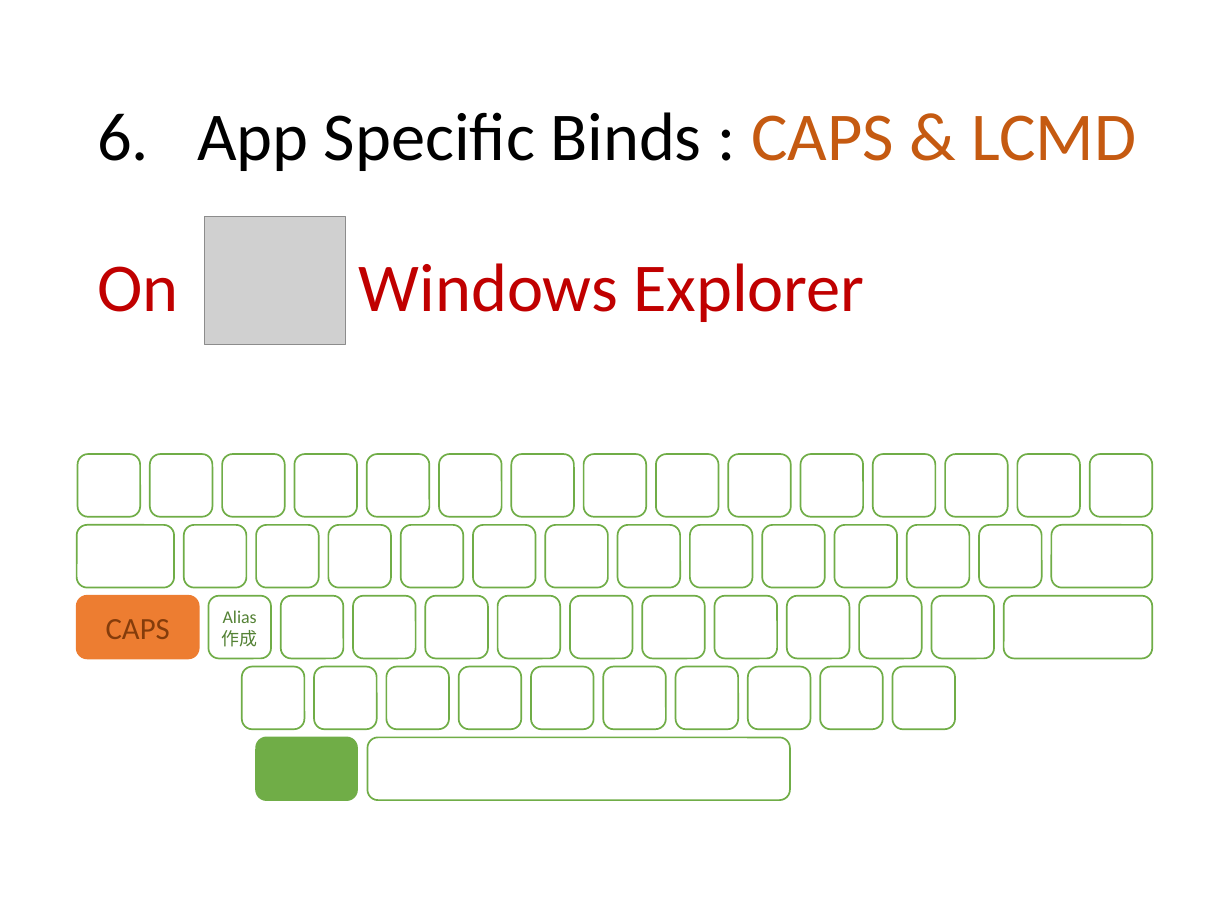
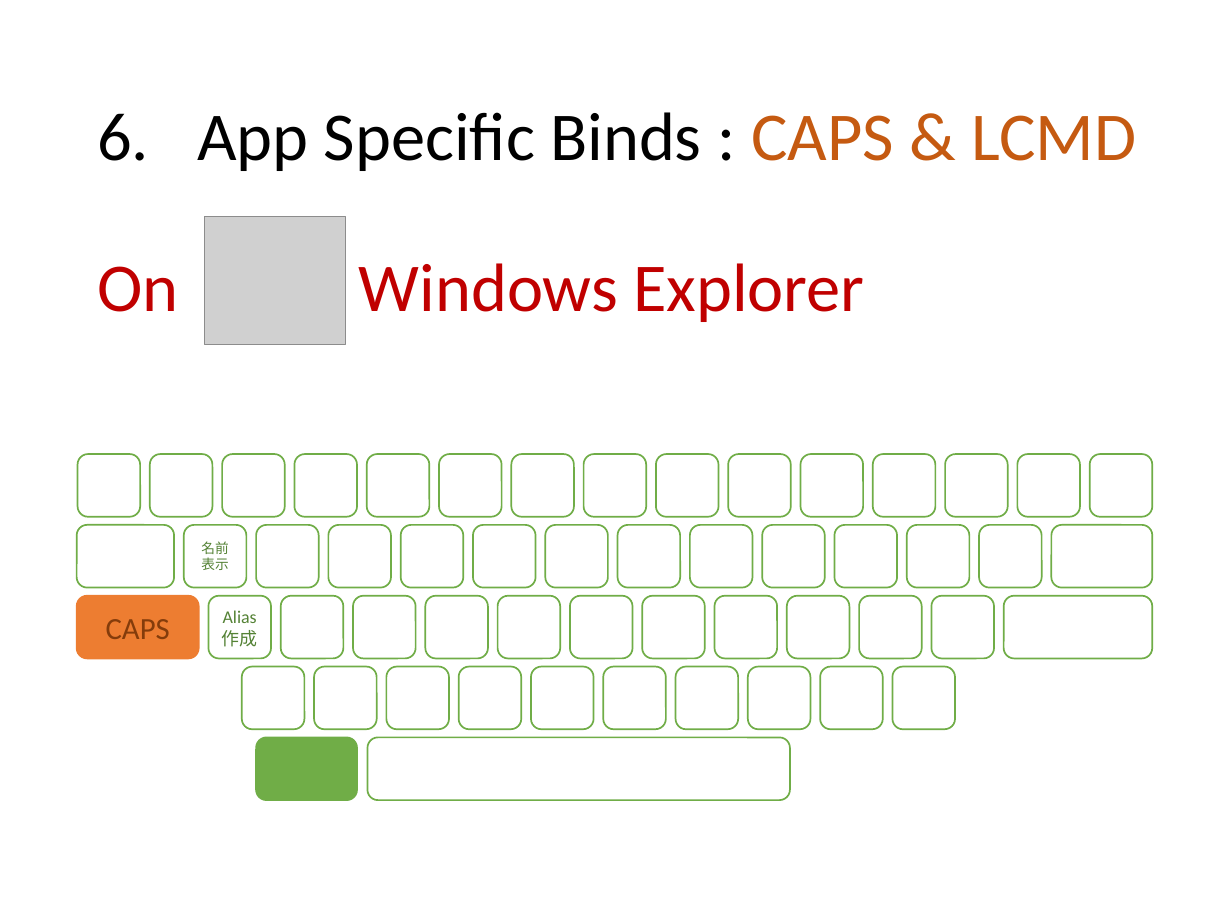
Before and after one commit to ittooo66/myAHK, a slide deck: slide 13 of MANUAL.pptx. Drawn at 1232x924 pixels with LibreOffice and Linux fonts; fonts in the diff are those of the drawing; grey boxes stand for pictures. Boxes give left, top, right and bottom in pixels: in the first picture for what was removed or moved away, otherwise in the second. Text is boxed around its words. In the diff, an @@ line names an element or a change of style, - is before the commit and + after.

```diff
--- a/MANUAL.pptx
+++ b/MANUAL.pptx
@@ text in rounded rectangle at (x1=201, y1=541, x2=228, y2=570): text added @@
+名前
+表示
```
Also in this commit, not shown: 9 other slides changed.
